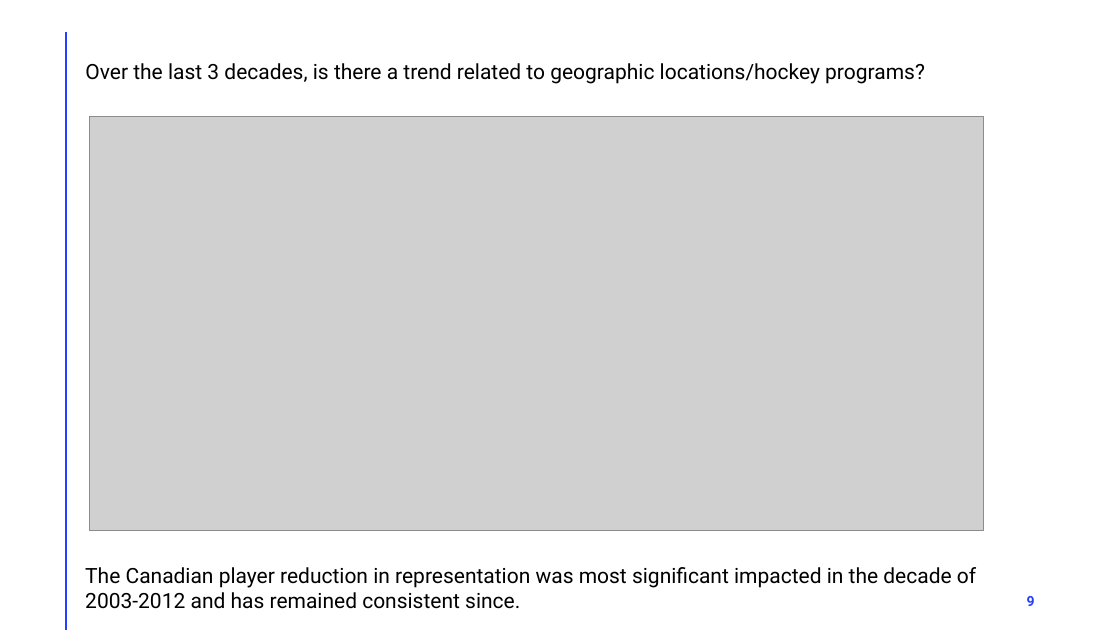
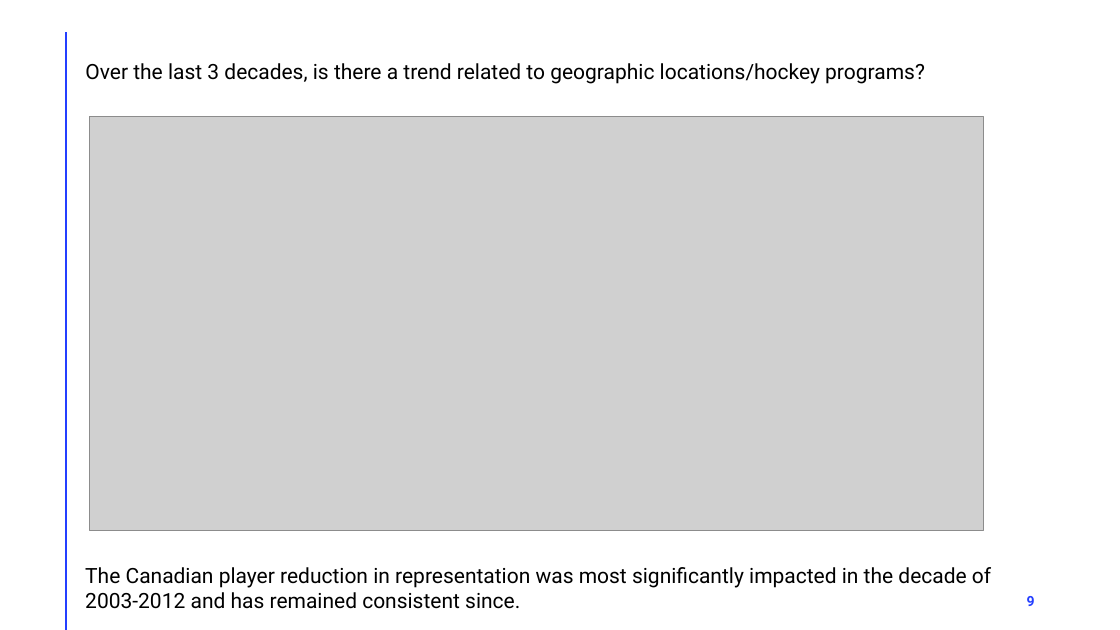
Before and after one commit to rbrennan55/project-sports-analytics-NHL, a slide deck: slide 9 of project-1-nhl.pptx. Drawn at 1120x630 pixels with LibreOffice and Linux fonts; fonts in the diff are those of the drawing; grey boxes stand for pictures. Boxes give left, top, right and bottom in pixels: in the first picture for what was removed or moved away, otherwise in the second. Text is boxed around its words. In the diff, an @@ line names an element or a change of style, - is before the commit and + after.

Commit message:
revised, Nationality and grammar

```diff
--- a/project-1-nhl.pptx
+++ b/project-1-nhl.pptx
@@ text at box(85, 567, 991, 609): text changed @@
-The Canadian player reduction in representation was most significant impacted in the decade of 2003-2012 and has remained consistent since.
+The Canadian player reduction in representation was most significantly impacted in the decade of 2003-2012 and has remained consistent since.
```
Also in this commit, not shown: 4 other slides changed.
